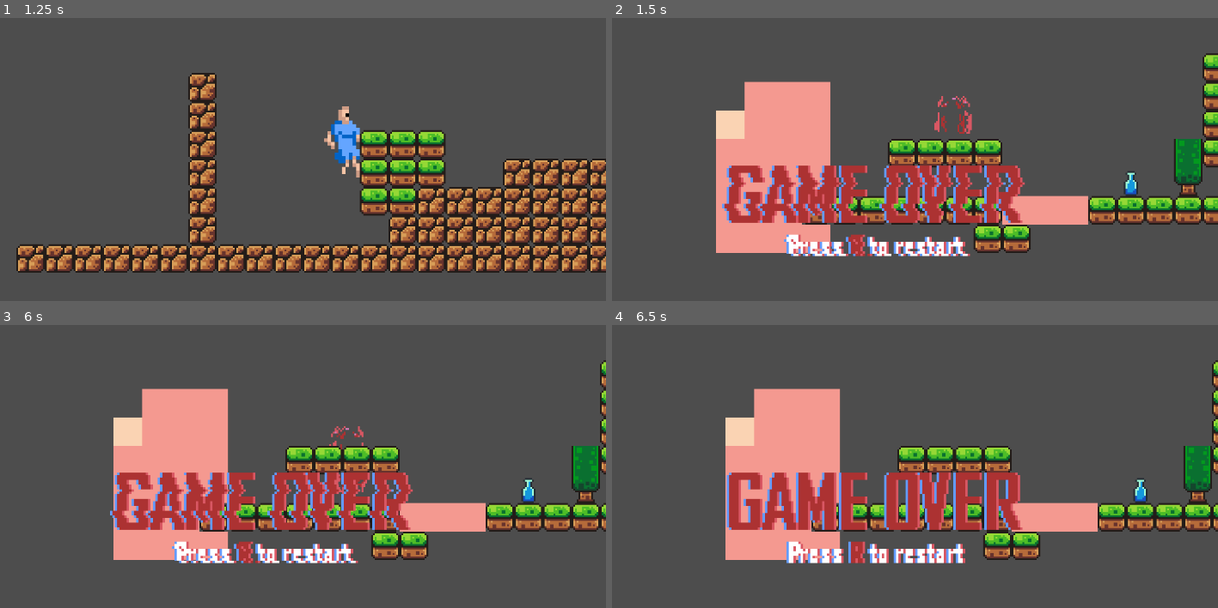
Above: before the commit, frames 1-4 (two rows, left to right).
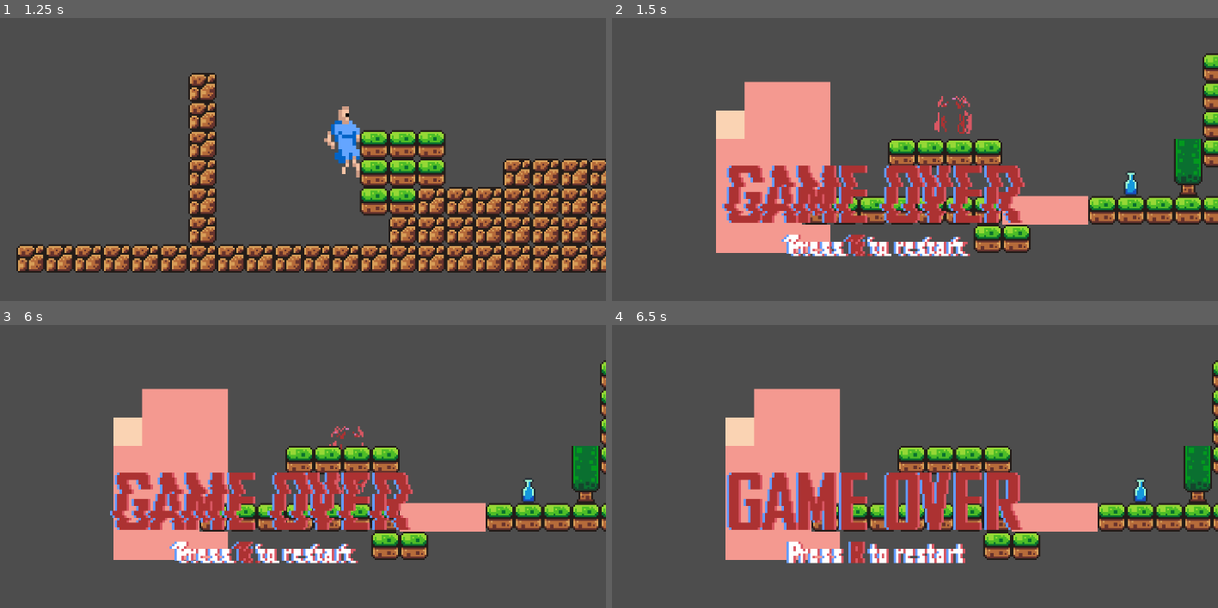
Above: after the commit, the same moments.

Repository: BlackHole55/visual-jam-2025
Game: Godot game, scene res://scenes/first_normal_scene/first_location_normal.tscn
Two runs of this game, one before a commit and one after it. Both use one fixed random seed, a clock stepped at 60 frames per second and the inputs below.
Inputs:
- Up to frame 1 (1.25 s): tap Enter at 0.5 s; hold Right (right) from 0.53 s (still down); hold E (distortion) from 0.53 s (still down); tap W (jump) at 0.77 s
- Up to frame 2 (1.5 s): keep holding Right (right); release E (distortion) at 1.28 s; tap E (distortion) at 1.35 s
- Up to frame 3 (6 s): tap W (jump) at 1.52, 3.02, 3.77, 4.52 s; tap R (restart) at 2 s; release Right (right) at 2.03 s; hold A (left) 2.03-2.78 s; hold Shift (sprint) 2.03-2.78 s; tap E (distortion) at 2.3, 2.85, 4.55, 5.85 s; hold Right (right) 2.78-4.28 s; hold E (distortion) 3.53-4.28 s; hold A (left) 4.28-5.03 s; tap Shift (sprint) at 4.35 s; hold Right (right) 5.03-5.78 s; hold E (distortion) 5.03-5.78 s; hold A (left) from 5.78 s (still down)
- Up to frame 4 (6.5 s): keep holding A (left); tap W (jump) at 6.02 s

Frame 1 is identical in both runs. In frame 2, 0.5% of the frame differs, in the area x 18-69%, y 53-80%; in frame 3, 0.5%; in frame 4, nothing differs.

Commit message:
feat: add GameOver screen when Character stucks

Diff:
--- a/scenes/first_normal_scene/first_location_normal.tscn
+++ b/scenes/first_normal_scene/first_location_normal.tscn
@@ -633,7 +633,7 @@
 sprite_frames = SubResource("SpriteFrames_moph3")
 animation = &"game_over_normal"
 autoplay = "game_over_normal"
-frame_progress = 0.85997
+frame_progress = 0.572858
 
 [node name="TileMap" type="TileMap" parent="."]
 position = Vector2(1, 1)
